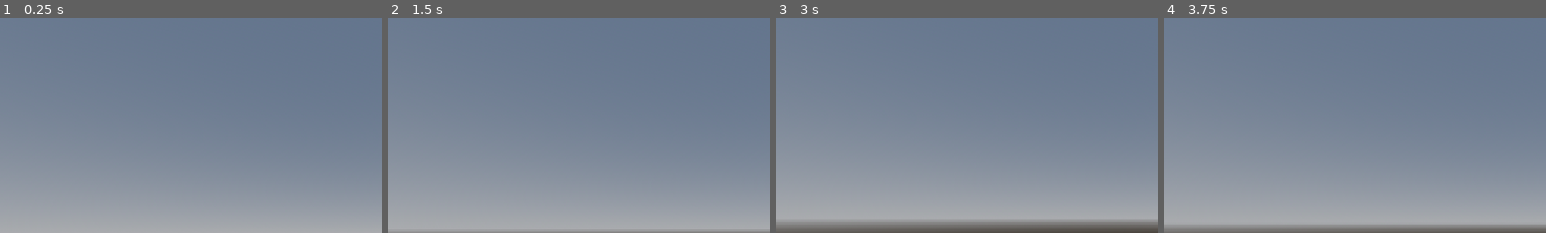
Above: before the commit, frames 1-4 (left to right).
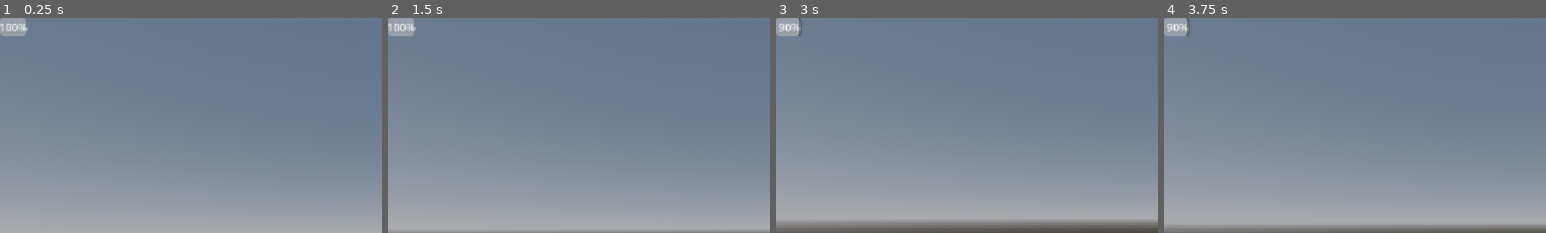
Above: after the commit, the same moments.

Repository: ZionChik5000/the-phoenix-relic
Game: Godot game, scene res://Scenes/Level/Level.tscn
Same seed, same stepped clock (60 frames per second), same inputs: the game is played once before the commit and once after it.
Inputs (mouse positions are % of the whole screen's width and height, from its top left):
- Up to frame 1 (0.25 s): no input
- Up to frame 2 (1.5 s): move the mouse to (55, 50) at 0.52 s; hold E (interact) 0.53-1.28 s; hold W (move_up) from 0.53 s (still down); tap Space (jump) at 0.77 s; move the mouse to (45, 50) at 1.27 s; tap E (interact) at 1.35 s
- Up to frame 3 (3 s): keep holding W (move_up); tap Space (jump) at 1.52 s; move the mouse to (52, 48) at 2.02 s; hold E (interact) 2.03-2.78 s; tap Enter at 2.75 s; move the mouse to (49, 52) at 2.77 s; tap E (interact) at 2.85 s
- Up to frame 4 (3.75 s): keep holding W (move_up); tap Space (jump) at 3.02 s; move the mouse to (57, 51) at 3.52 s; hold E (interact) from 3.53 s (still down)
The pictures show only the part of the screen within x 0-50%, y 0-50%; the shares and areas given below are measured in that part.

The runs differ from the first frame. In frame 1, 0.6% of the frame differs, in the area x 0-8%, y 0-9%; in frame 2, 0.6%; in frame 3, 0.5%; in frame 4, 0.5%.

Commit message:
Complete HP logic refactoring

Diff:
--- a/Scenes/GUI/UI.tscn
+++ b/Scenes/GUI/UI.tscn
@@ -16,5 +16,5 @@
 offset_right = 40.0
 offset_bottom = 40.0
 
-[node name="TextureProgressBar" type="TextureProgressBar" parent="Control/MarginContainer" unique_id=1750375365]
+[node name="ProgressBar" type="ProgressBar" parent="Control/MarginContainer" unique_id=45685892]
 layout_mode = 2
--- a/Scenes/Player.tscn
+++ b/Scenes/Player.tscn
@@ -1,6 +1,7 @@
 [gd_scene format=3 uid="uid://ilapscbl5l4s"]
 
 [ext_resource type="Script" uid="uid://cshrxhgjwkojr" path="res://Scripts/Player/player.gd" id="1_rpqav"]
+[ext_resource type="Script" uid="uid://b7t4ffu3ysji0" path="res://Scripts/Components/health_component.gd" id="2_kyqiw"]
 
 [sub_resource type="CapsuleMesh" id="CapsuleMesh_g4v7s"]
 
@@ -15,6 +16,10 @@
 [node name="CollisionShape3D" type="CollisionShape3D" parent="." unique_id=1845804521]
 shape = SubResource("CapsuleShape3D_yf5fn")
 
+[node name="HealthComponent" type="Node" parent="." unique_id=1084858874]
+script = ExtResource("2_kyqiw")
+metadata/_custom_type_script = "uid://b7t4ffu3ysji0"
+
 [node name="Head" type="Node3D" parent="." unique_id=1719480040]
 
 [node name="Camera3D" type="Camera3D" parent="Head" unique_id=1191389305]
--- /dev/null
+++ b/Scripts/Components/health_component.gd
@@ -0,0 +1,27 @@
+class_name HealthComponent
+extends Node
+
+
+signal changed(current: float, max: float)
+signal died
+
+@export var max_hp: float = 100.0
+var current_hp: float
+
+func _ready() -> void:
+	current_hp = max_hp
+
+func take_damage(amount: float) -> void:
+	#The check for current_hp <= 0 at the start is necessary to prevent dying from being triggered twice if the dead character is hit again.
+	if current_hp <= 0.0:
+		return
+	current_hp = clampf(current_hp - amount, 0.0, max_hp)
+	changed.emit(current_hp, max_hp)
+	if current_hp <= 0.0:
+		died.emit()
+
+func heal(amount: float) -> void:
+	if current_hp <= 0.0:
+		return
+	current_hp = clampf(current_hp + amount, 0.0, max_hp)
+	changed.emit(current_hp, max_hp)
--- a/Scripts/GUI/ui.gd
+++ b/Scripts/GUI/ui.gd
@@ -1,10 +1,7 @@
 extends CanvasLayer
 
-@onready var hp_bar: TextureProgressBar = $Control/MarginContainer/TextureProgressBar
+@onready var hp_bar: ProgressBar = $Control/MarginContainer/ProgressBar
 
-func init_hp(max_hp: int) -> void:
+func update_hp(current: float, max_hp: float) -> void:
+	hp_bar.value = current
 	hp_bar.max_value = max_hp
-	hp_bar.value = max_hp
-
-func update_hp(current_hp: int) -> void:
-	hp_bar.value = current_hp
--- a/Scripts/Global/Main.gd
+++ b/Scripts/Global/Main.gd
@@ -1,3 +1 @@
 extends Node
-
-var player_health := 100
--- a/Scripts/Level/level.gd
+++ b/Scripts/Level/level.gd
@@ -3,7 +3,11 @@
 @onready var player = $Player
 @onready var ui = $UI
 
-func _start() -> void:
-	ui.init_hp(player.max_hp)
+func _ready() -> void:
+	ui.update_hp(player.health.current_hp, player.health.max_hp)
+	player.health.changed.connect(ui.update_hp)
+	player.died.connect(_on_player_died)
 
-	player.hp_changed.connect(ui.update_hp)
+func _on_player_died() -> void:
+	await get_tree().create_timer(1.0).timeout
+	get_tree().reload_current_scene()
--- a/Scripts/Player/player.gd
+++ b/Scripts/Player/player.gd
@@ -5,14 +5,12 @@
 const JUMP_VELOCITY := 4.5
 const SENSITIVITY := 0.005
 
-@export var current_hp: float
-@export var max_hp: float = 100
-
-signal hp_changed(new_hp: int)
+signal died
 
 @onready var head: Node3D = $Head
 @onready var camera: Camera3D = $Head/Camera3D
 @onready var ray: RayCast3D = $Head/Camera3D/RayCast3D
+@onready var health: HealthComponent = $HealthComponent
 
 
 func _enter_tree() -> void:
@@ -23,8 +21,7 @@
 func _ready():
 	Input.set_mouse_mode(Input.MOUSE_MODE_CAPTURED)
 	ray.add_exception(self)
-
-	current_hp = max_hp
+	health.died.connect(die)
 
 func _unhandled_input(event):
 	if event is InputEventMouseMotion:
@@ -62,13 +59,8 @@
 	move_and_slide()
 
 func take_damage(amount: float) -> void:
-	current_hp -= amount
-	current_hp = clamp(current_hp, 0, max_hp)
-
-	hp_changed.emit(current_hp)
-
-	if current_hp <= 0:
-		die()
+	health.take_damage(amount)
 
 func die() -> void:
-	queue_free()
+	set_physics_process(false)
+	died.emit()
--- a/Scripts/Testing/raycast_interact_test.gd
+++ b/Scripts/Testing/raycast_interact_test.gd
@@ -11,4 +11,4 @@
 	pass
 
 func interact(interactor):
-	print("interacted with ", interactor)
+	interactor.take_damage(10)
Not shown, added: Scripts/Components/health_component.gd.uid
Not shown, removed: Scenes/GUI/UI.tscn7050088610.tmp
Not shown, removed: Scenes/GUI/UI.tscn7107349257.tmp
